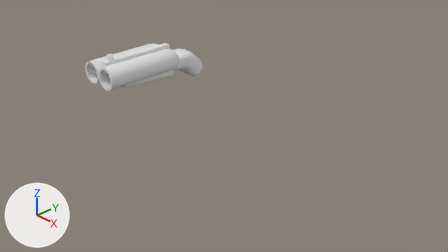
Renders of the Blender file Assets/boi.blend from each side of a commit.
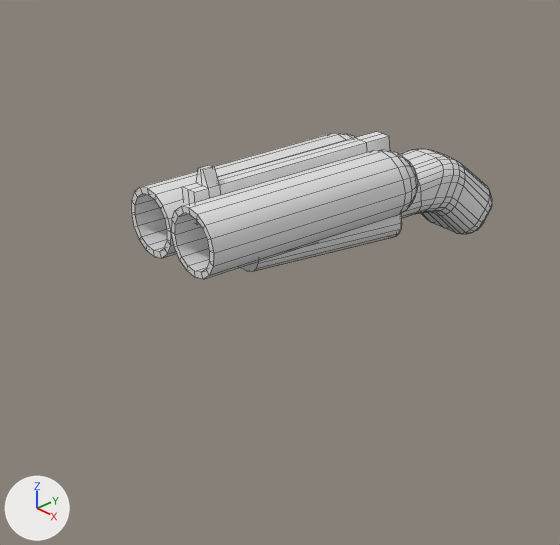
Each version appears first from the file's camera 'Camera', and next in a close-up on the part from 10% to 50% of the width and 0% to 71% of the height. The axes (+X, +Y, +Z) are drawn at lower left. The lights are the same throughout. The close-ups show mesh edges as thin lines. The same objects are shown in both versions, whatever each file hides.
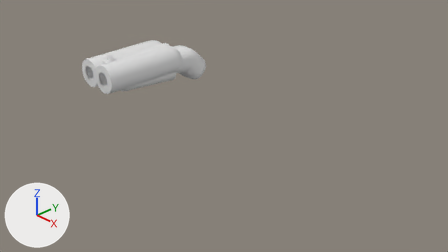
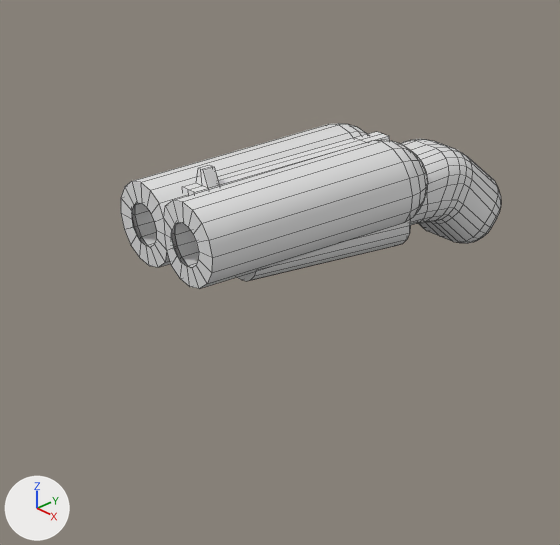
Where the newer file only moved an object's origin or applied its transform, the numbers keep the older frame.

Changed parts and their boxes (x1, y1, x2, y2) in the close-ups (560 x 545 px):
```json
{"object": "Cylinder", "change": "reshaped", "before": [131, 132, 492, 279], "after": [121, 124, 501, 289], "on screen": "12% taller"}
{"part": 1, "of": "me_cylinder_001", "change": "added", "after": [237, 139, 501, 281]}
{"part": 2, "of": "me_cylinder_001", "change": "added", "after": [121, 124, 428, 289]}
```

Edits to the scene script, one JSON object a line:
```json
{"block": "me_cylinder_001", "where": "# used by ob_cylinder; location = (0.0, -1.709, 1.577); scale = (0.5, 0.5, 0.5)"}
{"op": "remove", "block": "me_cylinder_001", "code": "me_cylinder_001.from_pydata(...)  # 610 vertices, 588 faces; spans x -0.7..0.7, y -1.56..2.21, z -0.85..0.57"}
{"op": "add", "block": "me_cylinder_001", "code": "me_cylinder_001.from_pydata(...)  # 1185 vertices, 1104 faces; spans x -0.8..0.8, y -1.64..2.31, z -0.95..0.57"}
{"block": "me_cylinder_001", "change": "me_cylinder_001 part 1: a new loose piece of 312 vertices spanning x -0.66..0.66, y -0.99..2.31, z -0.95..0.16, in mat_gunwood (white #e7e7e7)"}
{"block": "me_cylinder_001", "change": "me_cylinder_001 part 2: a new loose piece of 222 vertices spanning x -0.8..0.8, y -1.64..1.16, z -0.42..0.49, in mat_gun_metal (white #e7e7e7)"}
```
